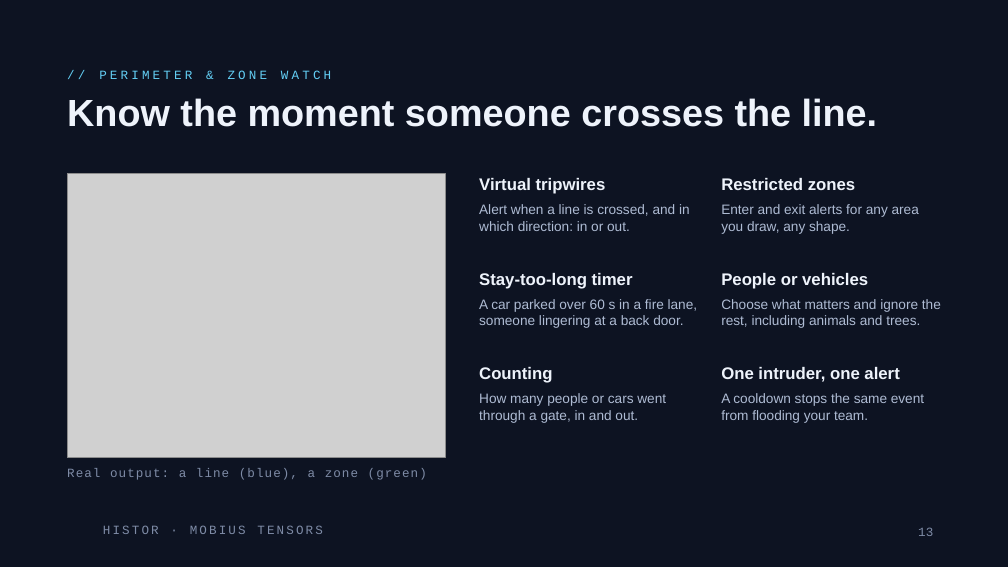
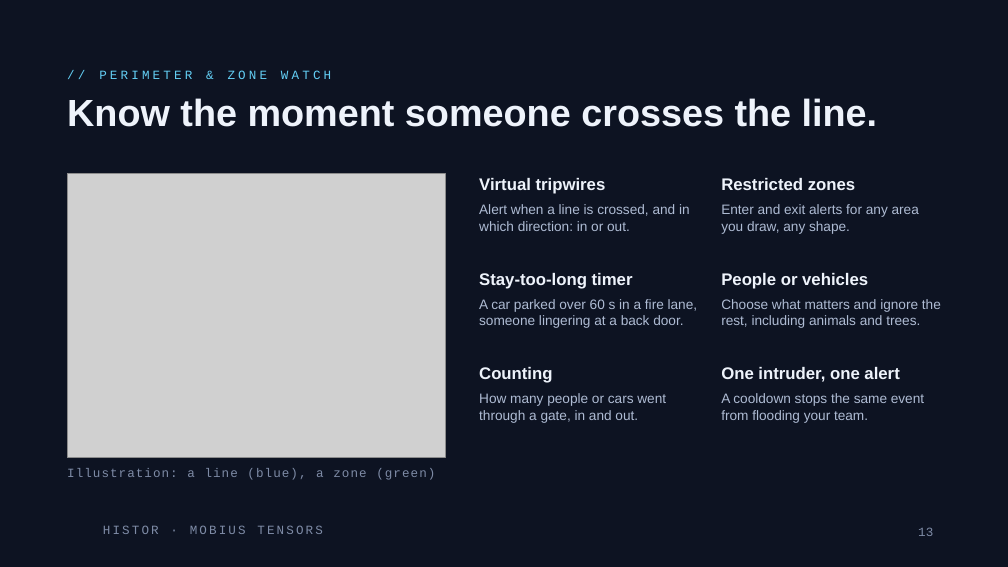
Before and after one commit to rachadlakis/mobius-tensors, a slide deck: slide 13 of projects/histor/docs/Histor.pptx. Drawn at 1008x567 pixels with LibreOffice and Linux fonts; fonts in the diff are those of the drawing; grey boxes stand for pictures; background and template pictures are left out. Boxes give left, top, right and bottom in pixels: in the first picture for what was removed or moved away, otherwise in the second. Text is boxed around its words. In the diff, an @@ line names an element or a change of style, - is before the commit and + after.

```diff
--- a/projects/histor/docs/Histor.pptx
+++ b/projects/histor/docs/Histor.pptx
@@ text at (x1=67, y1=468, x2=435, y2=480): text changed @@
-Real output: a line (blue), a zone (green)
+Illustration: a line (blue), a zone (green)
```
Also in this commit, not shown: 3 other slides changed, 1 slide added, 28 other files.
